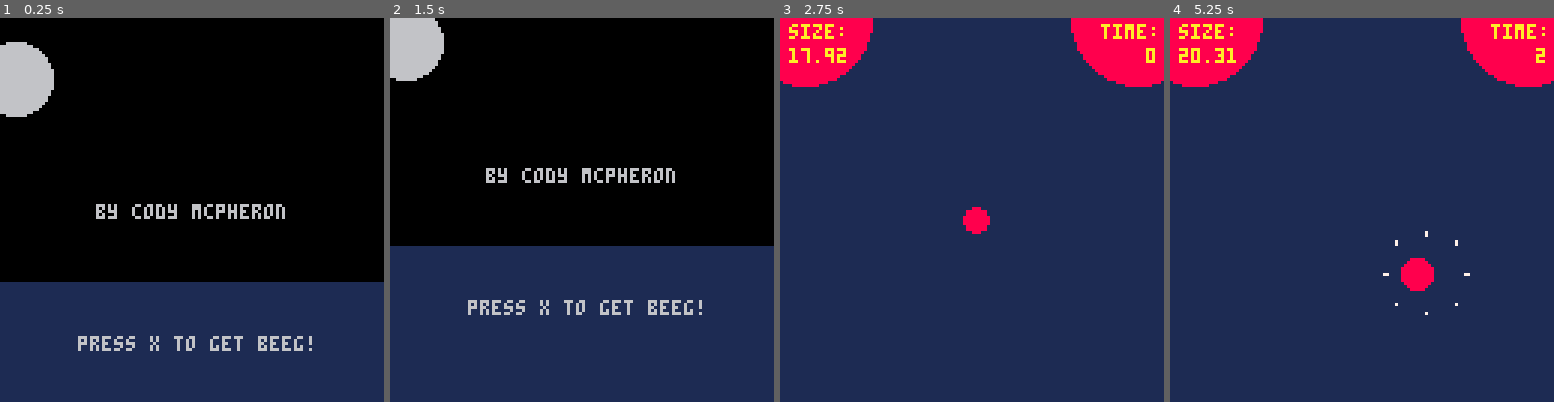
Above: before the commit, frames 1-4 (left to right).
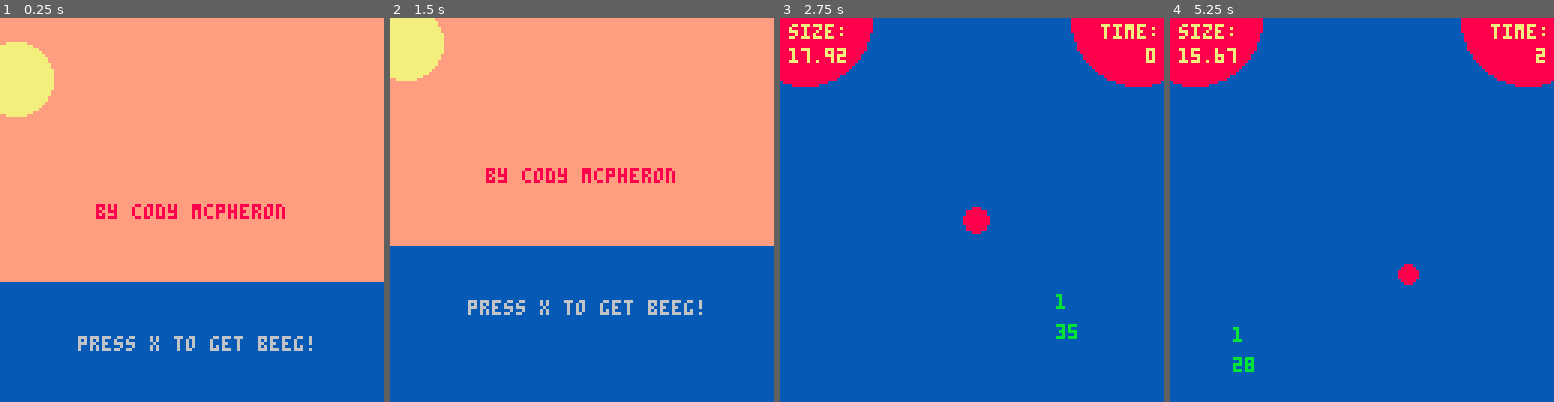
Above: after the commit, the same moments.

Repository: acmcpheron02/beeg
Game: PICO-8 cartridge main.p8
Two runs of this game, one before a commit and one after it. Both use one fixed random seed, a clock stepped at 60 frames per second and the inputs below.
Inputs:
- Up to frame 1 (0.25 s): no input
- Up to frame 2 (1.5 s): tap X (X key) at 1.07 s
- Up to frame 3 (2.75 s): hold Left 1.97-2.37 s; tap X (X key) at 2.07, 2.4, 2.73 s; hold Down from 2.42 s (still down)
- Up to frame 4 (5.25 s): release Down at 2.82 s; hold Right 2.87-3.53 s; tap X (X key) every 0.33 s from 3.07 to 5.07 s; hold Up 3.58-4.08 s; hold Right 4.13-4.53 s; hold Down 4.58-5.08 s; hold Left from 5.13 s (still down)

The runs differ from the first frame. In frame 1, 99% of the frame differs, in the area x 0-100%, y 0-100%; in frame 2, 99%; in frame 3, 93%; in frame 4, 93%.

Commit message:
got plankton working, new fish sprite

Diff:
--- a/beeg.p8
+++ b/beeg.p8
@@ -22,22 +22,22 @@
 11111111c1c11111111cc11111111111c6c11ccccc16c16c00000000000000000000000000000000000000000000000000000000000000000000000000000000
 111111111c11111111111111111111c1111111111111111100000000000000000000000000000000000000000000000000000000000000000000000000000000
 11111111111111111111111111111111111111111111111100000000000000000000000000000000000000000000000000000000000000000000000000000000
-00000000000000000eeeee000eeeee00400000000000000004000000000000000000000000000000000000000000000000000000000000000000000000000000
-0300003000000300efeeeee0efeeeee0440000000000000004000000000000000000000000000000000000000000000000000000000000000000000000000000
-0030030003003000eeeeeeeeeeeeeeee444000004444000004400000444400000000000000000000000000000000000000000000000000000000000000000000
-000bb000003bb0000eeffeee0eeffeee494400449999440004400044999944000000000000000000000000000000000000000000000000000000000000000000
-000bb000000bb30000000fee0000feee499404999999994004940499999999400000000000000000000000000000000000000000000000000000000000000000
-003003000003003000000fee000feee0499949999999999404994999999999940000000000000000000000000000000000000000000000000000000000000000
-03000030003000000000eee000eeee0044999999999b699404999999999b69940000000000000000000000000000000000000000000000000000000000000000
-0000000000000000000eee00000ee00004499999999bb99400499999999bb9940000000000000000000000000000000000000000000000000000000000000000
-00000000000000000000000000000000449999999999999404999999999999940000000000000000000000000000000000000000000000000000000000000000
-00000000000000000000000000000000499949999999999404994999999999940000000000000000000000000000000000000000000000000000000000000000
-000000000000000000000000000000004994049999a999940494049999a999940000000000000000000000000000000000000000000000000000000000000000
-0000000000000000000000000000000049440499999aa94004400499999aa9400000000000000000000000000000000000000000000000000000000000000000
-00000000000000000000000000000000444000499999940004400049999994000000000000000000000000000000000000000000000000000000000000000000
-00000000000000000000000000000000440000044444400004000004444440000000000000000000000000000000000000000000000000000000000000000000
-00000000000000000000000000000000400000000000000004000000000000000000000000000000000000000000000000000000000000000000000000000000
-00000000000000000000000000000000000000000000000000000000000000000000000000000000000000000000000000000000000000000000000000000000
+30000300000030000eeeee000eeeee0000a000000000000000000000000000000000000000000000000000000000000000000000000000000000000000000000
+0300300030030000efeeeee0efeeeee00a0a00000000000000a00000a0a000000000000000000000000000000000000000000000000000000000000000000000
+00bb000003bb0000eeeeeeeeeeeeeeee00a9000aa0a00000aa9000a00a0a00000000000000000000000000000000000000000000000000000000000000000000
+00bb000000bb30000eeffeee0eeffeee0a9900a00a0a00000a99000a0a0a00000000000000000000000000000000000000000000000000000000000000000000
+030030000030030000000fee0000feee0a999a0a9999900009990a0a999990000000000000000000000000000000000000000000000000000000000000000000
+300003000300000000000fee000feee00aa999a9999999000a9990a9999999000000000000000000000000000000000000000000000000000000000000000000
+00000000000000000000eee000eeee000a99999999a95990aaa9999999a959900000000000000000000000000000000000000000000000000000000000000000
+0000000000000000000eee00000ee00000a9999999a9599900a9999999a959990000000000000000000000000000000000000000000000000000000000000000
+00000000000000000000000000000000000a9999999a9999000a9999999a99990000000000000000000000000000000000000000000000000000000000000000
+0000000000000000000000000000000000a999999999999000a99099999999900000000000000000000000000000000000000000000000000000000000000000
+000000000000000000000000000000000a99900999999900aa990009999999000000000000000000000000000000000000000000000000000000000000000000
+000000000000000000000000000000000aa90000a999900009990000a99990000000000000000000000000000000000000000000000000000000000000000000
+000000000000000000000000000000000a9900aa00a000000a90000a00a000000000000000000000000000000000000000000000000000000000000000000000
+0000000000000000000000000000000000a900000a000000a0a000a000a000000000000000000000000000000000000000000000000000000000000000000000
+000000000000000000000000000000000a0a0000a0000000000000000a0000000000000000000000000000000000000000000000000000000000000000000000
+0000000000000000000000000000000000a000000000000000000000000000000000000000000000000000000000000000000000000000000000000000000000
 eeee8882000000000ee88888888888200ee88888888888200000e888888882000000000000000000060000000000000000060000000000000000000000000000
 ee88888888820000ee88888888888882ee8888888888888200ee88888888882000006000000000000c60000000000000000c6000006006000000600000000000
 e888888888882000e888888888888882e8888888888888820ee88888888888820000c6000000000061cc6000600600c00061cc60cc16cc600000c60000600000
--- a/main.p8
+++ b/main.p8
@@ -2,20 +2,6 @@
 version 39
 __lua__
 debug = false
-
-title = {
-    ["size"] = 1,
-    ["posx"] = 32,
-    ["posy"] = 32,
-    ["w"] = 62,
-    ["h"] = 32
-    }
-
-food_sprites = {
-  ["plankton"] = {32, 33},
-  ["krill"] = {34, 35},
-  ["fish"] = {36, 37}
-}
 
 function _init()
     initsteps()
@@ -33,9 +19,8 @@
     camera(0,0)
 end
 
-
 function _update()
-  adv_frame()
+
   if scene == "title" then title_update() end
   if scene == "trans" then trans_update() end
   if scene == "lvl1" then lvl1_update() end
@@ -43,6 +28,13 @@
 end
 
 function _draw()
+  --define palette changes
+  pal(1, 140, 1)
+  pal(3, 138, 1)
+  pal(4, 143, 1)
+  pal(10, 135, 1)
+  poke(0x5f2e,1)
+
   if scene == "title" then title_draw() end
   if scene == "trans" then trans_draw() end
   if scene == "lvl1" then lvl1_draw() end
@@ -50,6 +42,7 @@
 end
 
 function title_update()
+  adv_frame()
   pulse = 1
   if ani < 64 then pulse = 1 + ((ani/256)) end
   if ani >= 64 then pulse = 1.25 - ((ani%64)/256) end
@@ -58,14 +51,14 @@
 end
 
 function title_draw()
-  cls(0)
-  circfill(5, 20, 12, 6)
+  cls(4)
+  circfill(5, 20, 12, 10)
   rectfill(0,88,128,10028,1)
   sspr(64, 32, 64, 16, ani/2-64, (ani/32)%2 + 80)
   sspr(64, 32, 64, 16, ani/2, (ani/32)%2 + 80)
   sspr(64, 32, 64, 16, ani/2+64, (ani/32)%2 + 80)
   sspr(0, 32, 64, 32, 32-(32*pulse-32), 20-(16*pulse-16), 64*pulse, 32*pulse)
-  print("by cody mcpheron", 32, 62, 6) --16 char
+  print("by cody mcpheron", 32, 62, 8) --16 char
   print("press x to get beeg!", 26, 106, 6) --20 char
 end
 
@@ -83,48 +76,53 @@
 end
 
 function trans_draw()
-  title_draw()
+  if ti < 500 then
+    title_draw()
+  end
+  if ti >= 500 then
+    lvl1_draw()
+  end
 end
 
 function lvl1_init()
   player = make_player(300, 300, 6, 6)
   cam = make_camera()
-  make_food("food", 330, 300, 7, 7, food_sprites["plankton"], 16)
-  make_food("food", 300, 330, 7, 7, food_sprites["plankton"], 16)
-  make_food("food", 270, 300, 7, 7, food_sprites["plankton"], 16)
-  make_food("food", 300, 270, 7, 7, food_sprites["plankton"], 16)
+  make_plankton(330, 300)
+  -- make_food("food", 330, 300, 7, 7, food_sprites["plankton"], 16)
+  -- make_food("food", 300, 330, 7, 7, food_sprites["plankton"], 16)
+  -- make_food("food", 270, 300, 7, 7, food_sprites["plankton"], 16)
+  -- make_food("food", 300, 270, 7, 7, food_sprites["plankton"], 16)
 end
 
 function lvl1_draw()
   cls(1)
   foreach(particles, draw_particles)
+
   for i = 1, #actors do
-    if(actors[i].kind != "player") then
-      actors[i].draw_actor()
-    end
-  end
+    actors[i].draw_actor()
+  end
+
   player.draw_actor()
+
+  --UI elements
   circfill(cam.posx+8, cam.posy, 22, 8)
   print("size:", cam.posx + 3, cam.posy + 2, 10)
   print(format(player.mass, 2), cam.posx + 3, cam.posy + 10, 10)
   circfill(cam.posx+119, cam.posy, 22, 8)
   print("time:", cam.posx + 107, cam.posy + 2, 10)
   print(flr(timer), cam.posx + 126 - #tostr(flr(timer))*4, cam.posy + 10, 10)
---   print(frame, cam.posx + 10, cam.posy+40, 7)
---   print(player.anim["idle"], cam.posx + 10, cam.posy+50, 7)
---   print(psprite[3], cam.posx + 10, cam.posy+60, 7)
 end
 
 function lvl1_update()
   player.move()
   cam.cameraDraw()
-  while #actors < 18 do
-    spawn_food()
-  end
+  -- while #actors < 18 do
+  --   spawn_food()
+  -- end
   collisions()
   foreach(particles, update_particles)
-  for i in pairs(actors) do
-    actors[i].move_actor()
+  for i = 1, #actors do
+    actors[i].update_actor()
   end
   timer += 0.033
 end
@@ -141,6 +139,24 @@
   print("press x to try again!", cam.posx +28 , cam.posy+94, 7)
 end
 
+function direction_control ()
+  local dx = 0
+  local dy = 0
+
+  if(btn(0)) then dx = -1 end
+  if(btn(1)) then dx = 1 end
+  if(btn(2)) then dy = -1 end
+  if(btn(3)) then dy = 1 end
+  if(btn(0)) and (btn(1)) then dx = 0 end
+  if(btn(2)) and (btn(3)) then dy = 0 end
+  if(dx != 0) and (dy != 0) then
+    local dist = sqrt(dx*dx+dy*dy)
+    dx /= dist
+    dy /= dist
+  end
+  return dx, dy
+end
+
 function format(n,d)
   return
     flr(n) .. "." ..
@@ -175,7 +191,114 @@
   end
 end
 
-function make_food(k,x,y,h,w,s,ivl)
+function make_player(x,y,h,w)
+  local p = {}
+  p.kind = "player"
+  p.x=x or 0
+  p.y=y or 0
+  p.h=h or 7
+  p.w=w or 7
+  function p.set_size()
+    local increment = 4
+    p.size = 2 + flr((p.mass - p.base_mass)/4)
+  end
+  function p.set_accel()
+    local accel = mid(2, p.base_accel - (p.mass - p.base_mass)/10, 0.25)
+    p.accel = accel
+    return accel
+  end
+  function p.set_friction()
+    local friction = mid(0.95, (p.base_friction + (p.mass - p.base_mass)/50), 0.1)
+    p.friction = friction
+    return friction
+  end
+  function p.set_radius()
+    local radius = (p.w/2)+p.size
+    p.radius = radius
+    return radius
+  end
+  function p.xCen()
+    return p.x + p.w/2
+  end
+  function p.yCen()
+    return p.y + p.h/2
+  end
+  p.dx = 0
+  p.dy = 0
+  p.x_speed = 0
+  p.y_speed = 0
+  p.mass = 18.0
+  p.base_accel = 0.55
+  p.base_friction = .45
+  p.base_mass = 20
+  p.max_speed = 3
+  p.stop_under = 0.05
+  p.size = 2
+  p.accel = 0
+  p.friction = 0
+  p.radius = 5
+  p.xFlipped = false
+  p.anim = {
+    ["idle"] = {0,0,7,7},
+    ["side"] = {8,0,7,7},
+    ["up"] = {16,0,7,7},
+    ["down"] = {24,0,7,7},
+  }
+  function p.add_mass(m)
+    p.mass += m
+    if p.mass <= 9.9 then scene = "gameover" end
+    p.set_accel()
+    p.set_friction()
+    p.set_size()
+    p.set_radius()
+  end
+
+  function p.move()
+    p.dx, p.dy = direction_control()
+    if(abs(p.x_speed) < p.stop_under and p.dx == 0) then p.x_speed = 0 end
+    if(abs(p.y_speed) < p.stop_under and p.dy == 0) then p.y_speed = 0 end
+    p.x_speed = p.x_speed + (p.dx * p.accel)
+    p.y_speed = p.y_speed + (p.dy * p.accel)
+    p.x_speed = mid(p.max_speed, p.x_speed, p.max_speed*-1)
+    p.y_speed = mid(p.max_speed, p.y_speed, p.max_speed*-1)
+    if p.dx == 0 then p.x_speed = p.x_speed * p.friction end
+    if p.dy == 0 then p.y_speed = p.y_speed * p.friction end
+    if abs(p.x_speed) < p.stop_under then p.x_speed = 0 end
+    if abs(p.y_speed) < p.stop_under then p.y_speed = 0 end
+    p.x += p.x_speed
+    p.y += p.y_speed
+    if ani%6 == 0 then bubbles_fx(p) end
+    if p.dx != 0 or p.dy != 0 then
+      local cost = -0.002 * p.mass
+      p.add_mass(cost)
+    end
+  end
+
+  function p.draw_actor()
+    if p.dx < 0 then p.xFlipped = true end
+    if p.dx > 0 then p.xFlipped = false end
+
+    psprite = p.anim["idle"]
+    if p.dx != 0 then psprite = p.anim["side"] end
+    if p.dy > 0 then psprite = p.anim["down"] end
+    if p.dy < 0 then psprite = p.anim["up"] end
+    ovalfill(p.x-p.size, p.y-p.size, p.x+p.w+p.size, p.y+p.h+p.size, 8)
+    sspr(psprite[1], psprite[2], psprite[3], psprite[4], p.x, p.y, psprite[3], psprite[4], p.xFlipped)
+    if debug == true then
+      pset(p.x, p.y, 7)
+      pset(p.x, p.y+p.h, 7)
+      pset(p.x+p.w, p.y, 7)
+      pset(p.x+p.w, p.y+p.h, 7)
+    end
+  end
+
+  p.add_mass(0)
+
+  return p
+end
+
+--actors list is always a creature
+function make_food(k,x,y,h,w)
     local a = {}
     a.kind = k
     a.x=x
@@ -183,9 +306,7 @@
     a.h=h
     a.w=w
     a.xFlipped = 0
-    a.sprite = s
-    a.attSp = 0
-    a.interval = ivl
+    a.frame = 0
     function a.xCen()
       return a.x + a.w/2
     end
@@ -193,147 +314,94 @@
       return a.y + a.h/2
     end
     function a.draw_actor()
-      frame = flr((ani%16)/8)+1
-      local sprnow = a.sprite[frame]
-      if sprnow == 37 then sspr(32,16,16,16,a.x,a.y,1,1) end
-      if sprnow == 38 then sspr(48,16,16,16,a.x,a.y,1,1) end
-      if sprnow != 37 and sprnow != 38 then spr(sprnow, a.x, a.y, 1, 1, a.xFlipped) end
+      -- frame = flr((ani%16)/8)+1
+      -- local sprnow = a.sprite[frame]
+      -- if sprnow == 37 then sspr(32,16,16,16,a.x,a.y,1,1) end
+      -- if sprnow == 38 then sspr(48,16,16,16,a.x,a.y,1,1) end
+      -- if sprnow != 37 and sprnow != 38 then spr(sprnow, a.x, a.y, 1, 1, a.xFlipped) end
     end
     function a.move_actor()
-      if a.aniseed == nil then
-        a.aniseed = flr(rnd(a.interval))
-      end
-      if ani%16 == a.aniseed then
-        a.x += rnd(4)-2
-        a.y += rnd(4)-2
-      end
+      -- if a.aniseed == nil then
+      --   a.aniseed = flr(rnd(a.interval))
+      -- end
+      -- if ani%16 == a.aniseed then
+      --   a.x += rnd(4)-2
+      --   a.y += rnd(4)-2
     end
     add(actors, a)
     return a
   end
 
-  function make_player(x,y,h,w)
-    local p = {}
-    p.kind = "player"
-    p.x=x or 0
-    p.y=y or 0
-    p.h=h or 7
-    p.w=w or 7
-    function p.set_size()
-      local increment = 4
-      p.size = 2 + flr((p.mass - p.base_mass)/4)
-    end
-    function p.set_accel()
-      local accel = mid(2, p.base_accel - (p.mass - p.base_mass)/10, 0.25)
-      p.accel = accel
-      return accel
-    end
-    function p.set_friction()
-      local friction = mid(0.95, (p.base_friction + (p.mass - p.base_mass)/50), 0.1)
-      p.friction = friction
-      return friction
-    end
-    function p.set_radius()
-      local radius = (p.w/2)+p.size
-      p.radius = radius
-      return radius
-    end
-    function p.xCen()
-      return p.x + p.w/2
-    end
-    function p.yCen()
-      return p.y + p.h/2
-    end
-    p.dx = 0
-    p.dy = 0
-    p.x_speed = 0
-    p.y_speed = 0
-    p.mass = 18.0
-    p.base_accel = 0.55
-    p.base_friction = .45
-    p.base_mass = 20
-    p.max_speed = 3
-    p.stop_under = 0.05
-    p.size = 2
-    p.accel = 0
-    p.friction = 0
-    p.radius = 5
-    p.xFlipped = false
-    p.anim = {
-      ["idle"] = {0,0,7,7},
-      ["side"] = {8,0,7,7},
-      ["up"] = {16,0,7,7},
-      ["down"] = {24,0,7,7},
-    }
-    function p.add_mass(m)
-      p.mass += m
-      if p.mass <= 9.9 then scene = "gameover" end
-      p.set_accel()
-      p.set_friction()
-      p.set_size()
-      p.set_radius()
-    end
-
-    function p.move()
-      p.dx, p.dy = direction_control()
-      if(abs(p.x_speed) < p.stop_under and p.dx == 0) then p.x_speed = 0 end
-      if(abs(p.y_speed) < p.stop_under and p.dy == 0) then p.y_speed = 0 end
-      p.x_speed = p.x_speed + (p.dx * p.accel)
-      p.y_speed = p.y_speed + (p.dy * p.accel)
-      p.x_speed = mid(p.max_speed, p.x_speed, p.max_speed*-1)
-      p.y_speed = mid(p.max_speed, p.y_speed, p.max_speed*-1)
-      if p.dx == 0 then p.x_speed = p.x_speed * p.friction end
-      if p.dy == 0 then p.y_speed = p.y_speed * p.friction end
-      if abs(p.x_speed) < p.stop_under then p.x_speed = 0 end
-      if abs(p.y_speed) < p.stop_under then p.y_speed = 0 end
-      p.x += p.x_speed
-      p.y += p.y_speed
-      if ani%6 == 0 then bubbles_fx(p) end
-      if p.dx != 0 or p.dy != 0 then
-        local cost = -0.002 * p.mass
-        p.add_mass(cost)
-      end
-    end
-
-    function p.draw_actor()
-      if p.dx < 0 then p.xFlipped = true end
-      if p.dx > 0 then p.xFlipped = false end
-
-      psprite = p.anim["idle"]
-      if p.dx != 0 then psprite = p.anim["side"] end
-      if p.dy > 0 then psprite = p.anim["down"] end
-      if p.dy < 0 then psprite = p.anim["up"] end
-      ovalfill(p.x-p.size, p.y-p.size, p.x+p.w+p.size, p.y+p.h+p.size, 8)
-      sspr(psprite[1], psprite[2], psprite[3], psprite[4], p.x, p.y, psprite[3], psprite[4], p.xFlipped)
-      if debug == true then
-        pset(p.x, p.y, 7)
-        pset(p.x, p.y+p.h, 7)
-        pset(p.x+p.w, p.y, 7)
-        pset(p.x+p.w, p.y+p.h, 7)
-      end
-    end
-
-    p.add_mass(0)
-
-    return p
-  end
-
-  function direction_control ()
-    local dx = 0
-    local dy = 0
-
-    if(btn(0)) then dx = -1 end
-    if(btn(1)) then dx = 1 end
-    if(btn(2)) then dy = -1 end
-    if(btn(3)) then dy = 1 end
-    if(btn(0)) and (btn(1)) then dx = 0 end
-    if(btn(2)) and (btn(3)) then dy = 0 end
-    if(dx != 0) and (dy != 0) then
-      local dist = sqrt(dx*dx+dy*dy)
-      dx /= dist
-      dy /= dist
-    end
-    return dx, dy
+  function make_plankton(x,y)
+      --make_food(k,x,y,h,w)
+    a = make_food("plankton",x,y,6,6)
+    local sp1 = {0, 16, 6, 6}
+    local sp2 = {8, 16, 6, 6}
+    a.drawloop = {}
+    a.updateloop = {}
+
+    function a.loop_draw()
+      for i=1,12 do
+        add(a.drawloop, 1)
+      end
+      for i=1,6 do
+        add(a.drawloop, 2)
+      end
+      for i=1,12 do
+        add(a.drawloop, 1)
+      end
+      for i=1,6 do
+        add(a.drawloop, 3)
+      end
+    end
+
+    function a.loop_update()
+      local range = 10
+      local target = flr(rnd(range))+1
+      for i=1,range do
+        if i==target then
+          add(a.updateloop, 2)
+        else
+          add(a.updateloop, 1)
+        end
+      end
+    end
+
+    function a.draw_actor()
+      print(a.drawloop[1], 330, 330, 11)
+      print(#a.drawloop, 330, 340, 11)
+      if #a.drawloop <= 0 then
+        a.loop_draw()
+      end
+      if a.drawloop[1] == 1 then
+        sspr(0, 16, 6, 6, a.x, a.y)
+        deli(a.drawloop, 1)
+      end
+      if a.drawloop[1] == 2 then
+        sspr(8, 16, 6, 6, a.x, a.y)
+        deli(a.drawloop, 1)
+      end
+      if a.drawloop[1] == 3 then
+        sspr(8, 16, 6, 6, a.x, a.y, 6, 6, 1)
+        deli(a.drawloop, 1)
+      end
+    end
+
+    function a.update_actor()
+      if #a.updateloop <= 0 then
+        a.loop_update()
+      end
+      if a.updateloop[1] == 1 then
+        deli(a.updateloop, 1)
+      end
+      if a.updateloop[1] == 2 then
+        local xoff = rnd(2)-1
+        local yoff = rnd(2)-1
+        a.x += xoff
+        a.y += yoff
+        deli(a.updateloop, 1)
+      end
+    end
   end
 
   function make_camera()
